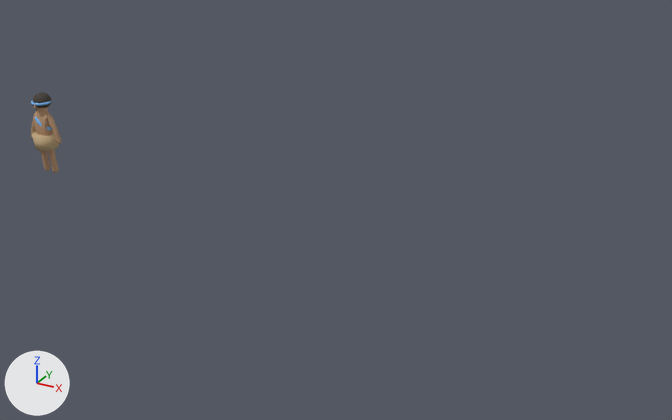
The Blender file blender/NaijaEmpires_Assets.blend: old version first, new version second.
Rendered twice from a 50 mm camera at (15.85, -14.79, 8.11) aimed at (7.7, 0.03, 0.7). Lighting does not change. The marker at lower left points along +X, +Y and +Z. The picture after the commit comes second.

The first picture shows 'Villager'.
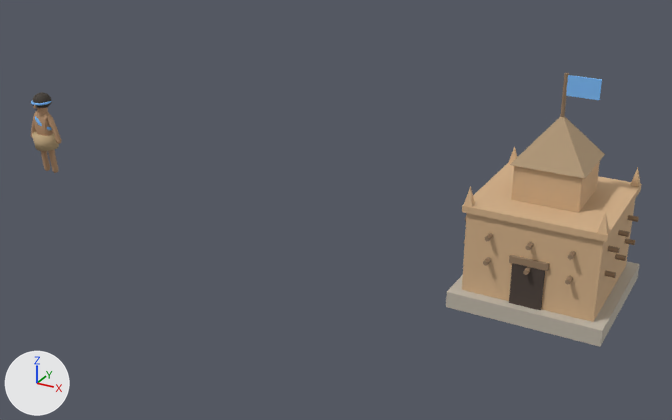
The newer file is also turned or shifted as a whole; pictures and numbers use the older file's frame.

What the commit changed:
Material 'TC_Roof' (mat_tc_roof) is new.
Its base color is (0.45, 0.32, 0.19) (beige #b39979).
Its roughness is 0.9.
Material 'TC_Wood' (mat_tc_wood) is new.
Its base color is (0.3, 0.2, 0.12) (brown #957c61).
Its roughness is 0.9.
Material 'TC_Dark' (mat_tc_dark) is new.
Its base color is (0.07, 0.05, 0.04) (brown #4b3f38).
Its roughness is 0.9.
Material 'TC_Clay' (mat_tc_clay) is new.
Its base color is (0.66, 0.44, 0.25) (beige #d4b189).
Its roughness is 0.9.
Material 'TC_Stone' (mat_tc_stone) is new.
Its base color is (0.52, 0.47, 0.39) (light grey #bfb6a8).
Its roughness is 0.9.
Mesh me_ne_towncentre is new.
It has 381 vertices, 267 faces and spans x -1.35..1.35, y -1.35..1.35, z 0.0..4.05.
Faces by material slot: [6, 6, 38, 5, 206, 6].
It uses material mat_tc_dark (brown #4b3f38).
It uses material mat_tc_stone (light grey #bfb6a8).
It uses material mat_tc_clay (beige #d4b189).
It uses material mat_tc_roof (beige #b39979).
It uses material mat_tc_wood (brown #957c61).
It uses material mat_ne_team (blue #7cbcf9).
Object 'NE_TownCentre' (ob_ne_towncentre) is new; it shows me_ne_towncentre.
Its location is (12.0, 0.0, 0.0).

Changed parts and their boxes (x1, y1, x2, y2) in the pictures (672 x 420 px):
'NE_TownCentre', added: after (446, 73, 642, 347)
    faces in mat_tc_clay (beige #d4b189): (462, 147, 642, 322)
    faces in mat_tc_stone (light grey #bfb6a8): (446, 261, 639, 347)
    faces in mat_tc_roof (beige #b39979): (510, 116, 605, 178)
    faces in mat_tc_dark (brown #4b3f38): (509, 263, 545, 310)
    faces in mat_tc_wood (brown #957c61): (464, 73, 639, 285)
